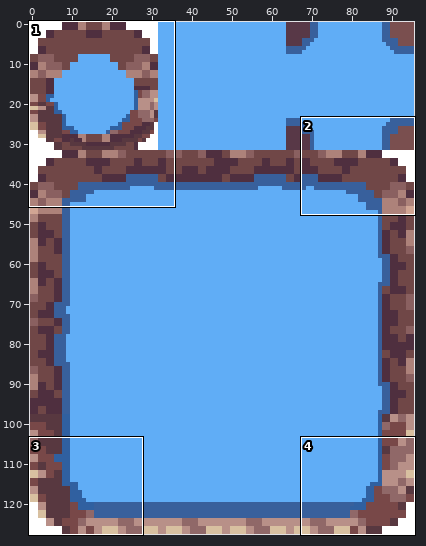
File history of a sprite sheet, 1er projet (map Rwanda)/PSP 0.8/Graphics/Autotiles/water4.png. The first picture is a wide view before the edit; the outline marks the close-up.
Close-up. Earlier state:
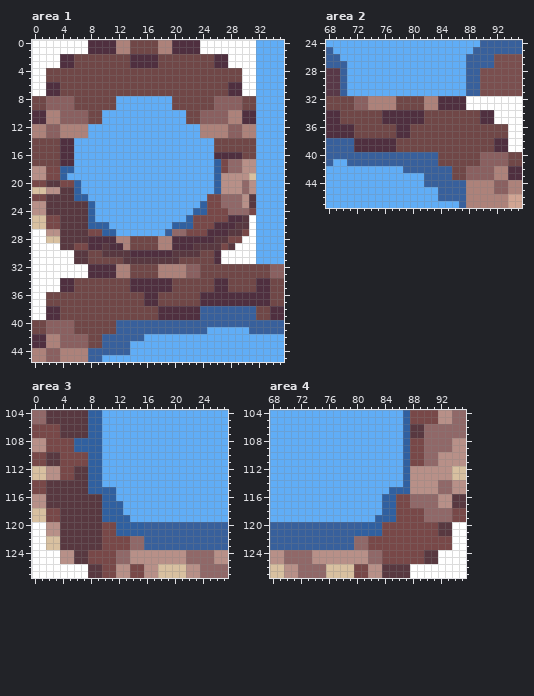
The file is 96x128 pixels. Shown: area 1: x 0..35, y 0..45; area 2: x 68..95, y 24..47; area 3: x 0..27, y 104..127; area 4: x 68..95, y 104..127.
The same view after the edit:
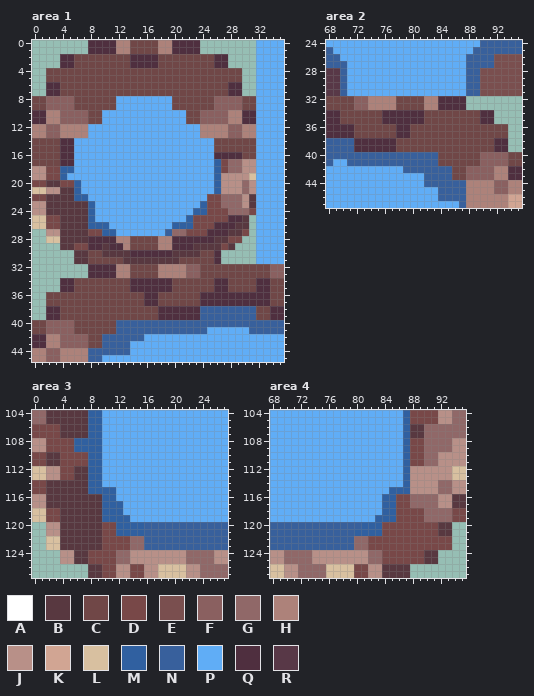
Palette (. is transparent): A #ffffff  B #583840  C #704747  D #784848  E #7a4f4f  F #8a6060  G #906868  H #ad827a  J #b89088  K #d1a593  L #d8c0a0  M #3060a0  N #38609c  P #60adf6  Q #4f2f3f  R #583847
Difference:
Area 1:
y 0..1: x 0..7 AAAAAAAA -> ........; x 24..31 AAAAAAAA -> ........
y 2..3: x 0..3 AAAA -> ....; x 28..31 AAAA -> ....
y 4..7: x 0..1 AA -> ..; x 30..31 AA -> ..
y 25..26: x 31 A -> .
y 27: x 0..1 AA -> ..; x 31 A -> .
y 28: x 0..1 AA -> ..; x 30..31 AA -> ..
y 29: x 0..3 AAAA -> ....; x 29..31 AAA -> ...
y 30..31: x 0..5 AAAAAA -> ......; x 27..31 AAAAA -> .....
y 32..33: x 0..7 AAAAAAAA -> ........
y 34..35: x 0..3 AAAA -> ....
y 36..39: x 0..1 AA -> ..
Area 2:
y 32..33: x 88..95 AAAAAAAA -> ........
y 34..35: x 92..95 AAAA -> ....
y 36..39: x 94..95 AA -> ..
Area 3:
y 120..123: x 0..1 AA -> ..
y 124..125: x 0..3 AAAA -> ....
y 126..127: x 0..7 AAAAAAAA -> ........
Area 4:
y 120..123: x 94..95 AA -> ..
y 124..125: x 92..95 AAAA -> ....
y 126..127: x 88..95 AAAAAAAA -> ........
Where, in picture pixels (left, top, right, bottom), the same in both close-ups:
erased: (32, 40, 88, 96)
erased: (200, 40, 256, 96)
erased: (221, 215, 256, 264)
erased: (32, 229, 88, 320)
erased: (466, 96, 522, 152)
erased: (32, 522, 88, 578)
erased: (410, 522, 466, 578)
